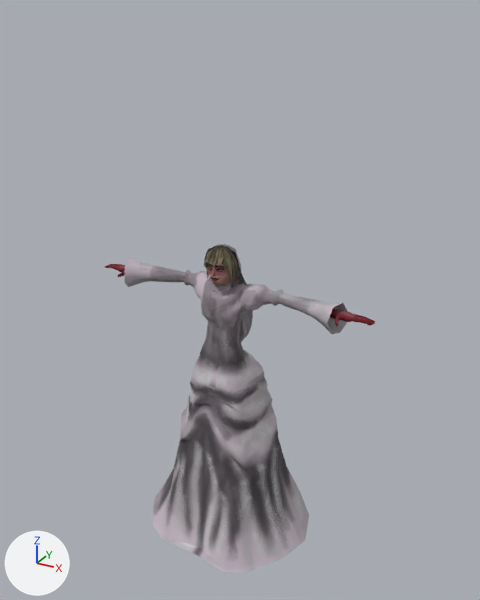
Before and after pictures for a commit that changed the FBX model Assets/_GoodCopBadCop/_Models/bride/Untitled.fbx.
One viewpoint serves both versions: a camera (50 mm lens) standing at (2.7, -4.6, 4.73) and looking at (0.08, 0.17, 2.34). Arrows for +X, +Y and +Z are at lower left; the lights stay in place. The first picture is the older version.
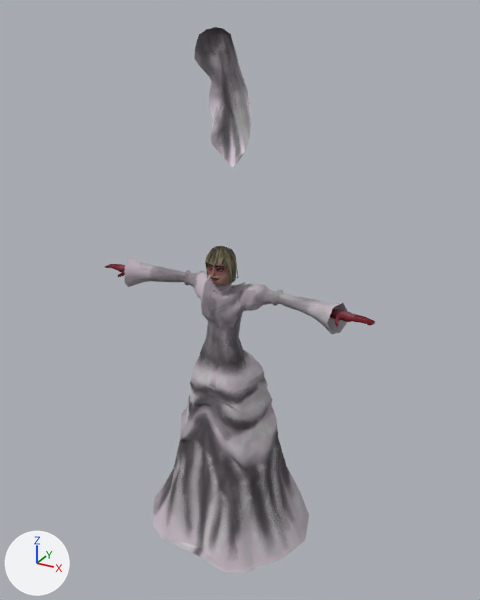
The newer file is also turned or shifted as a whole; pictures and numbers use the older file's frame.

Boxes (x1, y1, x2, y2) around the edits, measured in the pictures (480 x 600 px):
'Sphere.001', moved: before (204, 244, 253, 342); after (194, 27, 251, 167)

Diff of the bpy script that builds the scene:
```diff
--- a/Assets/_GoodCopBadCop/_Models/bride/Untitled.fbx.py
+++ b/Assets/_GoodCopBadCop/_Models/bride/Untitled.fbx.py
@@ me_sphere_001 @@
 # used by ob_sphere_001; location = (0.0, -0.001, 2.751)
-me_sphere_001.from_pydata(...)  # 171 vertices, 160 faces; spans x -0.207..0.184, y -0.003..0.304, z -0.939..0.141
+me_sphere_001.from_pydata(...)  # 171 vertices, 160 faces; spans x -0.184..0.207, y -0.106..0.201, z 0.769..1.849
+# me_sphere_001 part 1: the whole mesh is moved by (0.023, -0.103, 1.708)
 me_sphere_001.materials.append(mat_body_003)
```
